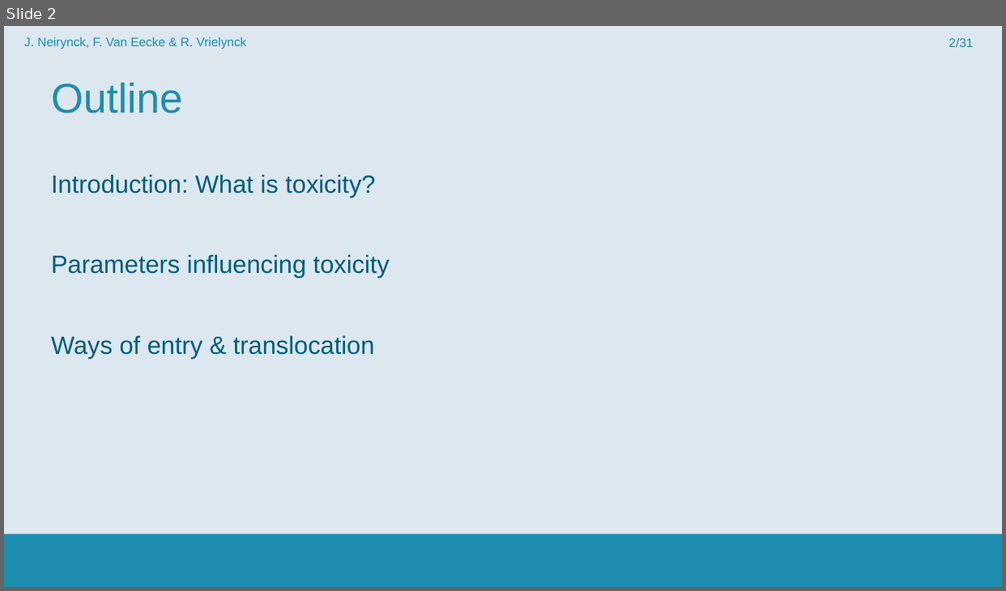
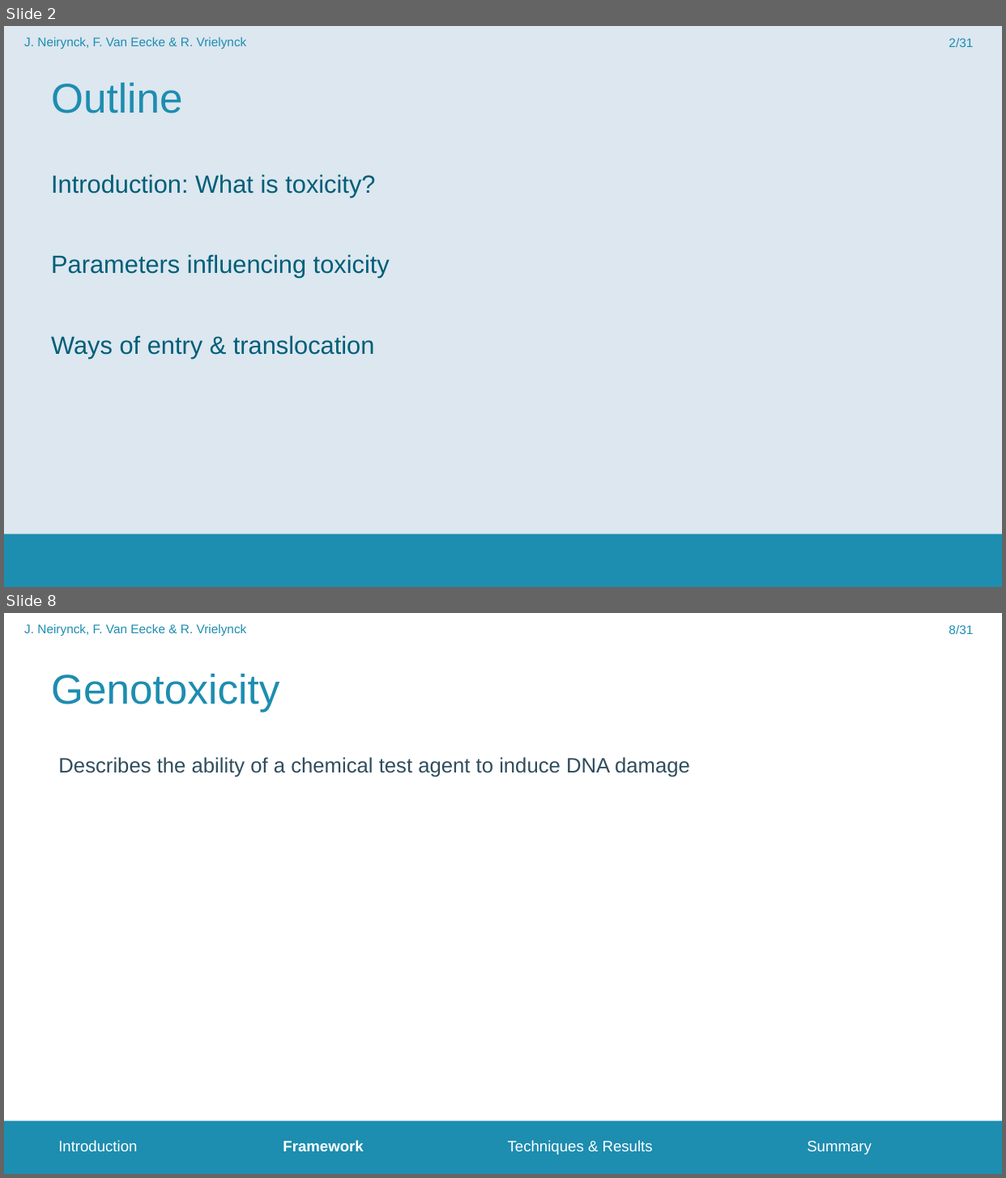
Before and after one commit to FrederikVanEecke/PresentationClusters, a slide deck: NanoparticleToxicity.pptx. Shown one above the other, each under a label of ours: slide 2 before the commit, slides 2 and 8 after it; the slides between them are not shown. The pictures are 1006x591 and 1006x1178 pixels, drawn with LibreOffice and Linux fonts; fonts in the diff are those of the drawing; background and template pictures are left out. Boxes give left, top, right and bottom in pixels: in the first picture for what was removed or moved away, otherwise in the second. Text is boxed around its words. In the diff, an @@ line names an element or a change of style, - is before the commit and + after.

```diff
--- a/NanoparticleToxicity.pptx
+++ b/NanoparticleToxicity.pptx
@@ slide 8 added at (4,613,1002,1174), background #FFFFFF; not listed: 1 template element that a slide beside it also shows @@
@@ text added at (24,624,247,636), 12 pt, text #1D8DB0 @@
+J. Neirynck, F. Van Eecke & R. Vrielynck
@@ page number added at (948,625,973,634), 12 pt, text #1D8DB0 @@
+8/31
@@ title added at (51,673,279,712), 40 pt, text #1D8DB0 @@
+Genotoxicity
@@ text added at (58,757,690,777), 20 pt, text #2F4D5D @@
+Describes the ability of a chemical test agent to induce DNA damage
@@ text added at (58,1140,872,1155), 14.5 pt, text #FFFFFF @@
+Introduction Framework Techniques & Results Summary
```
Also in this commit, not shown: 1 slide changed, 4 other slides added.
